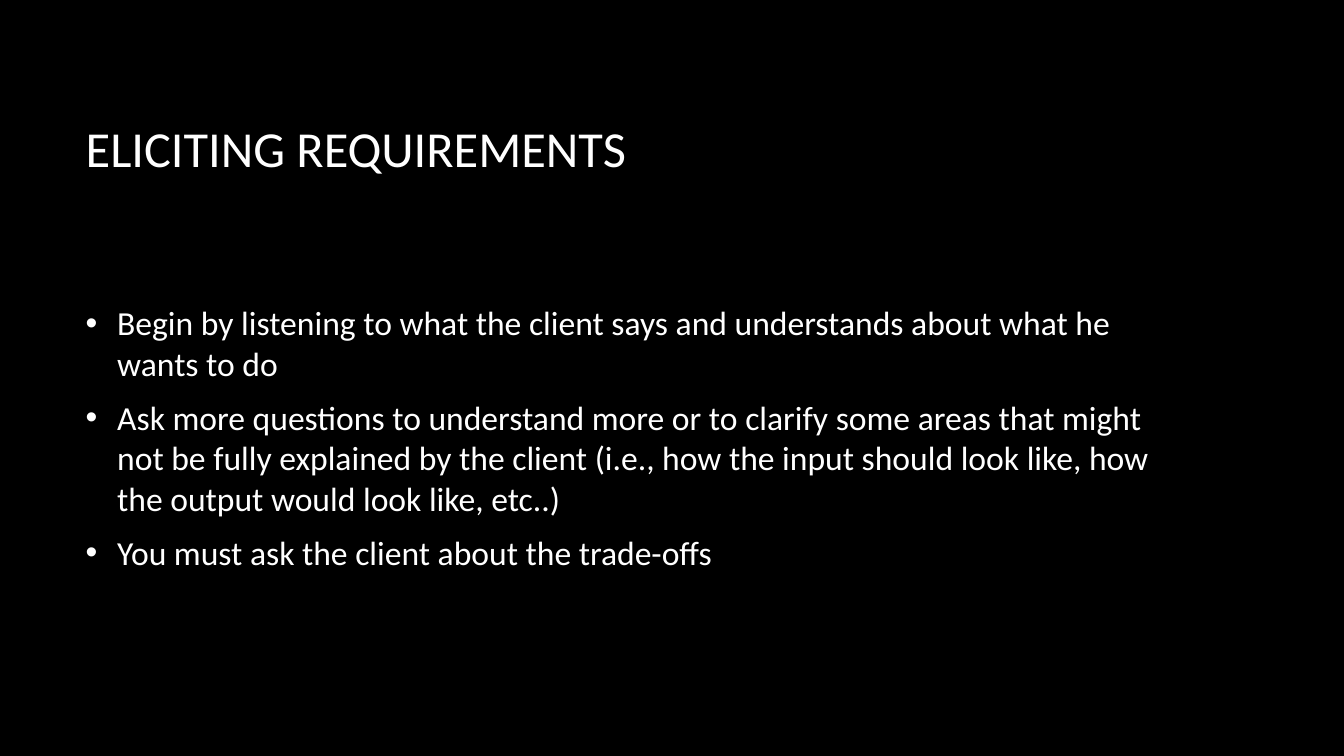
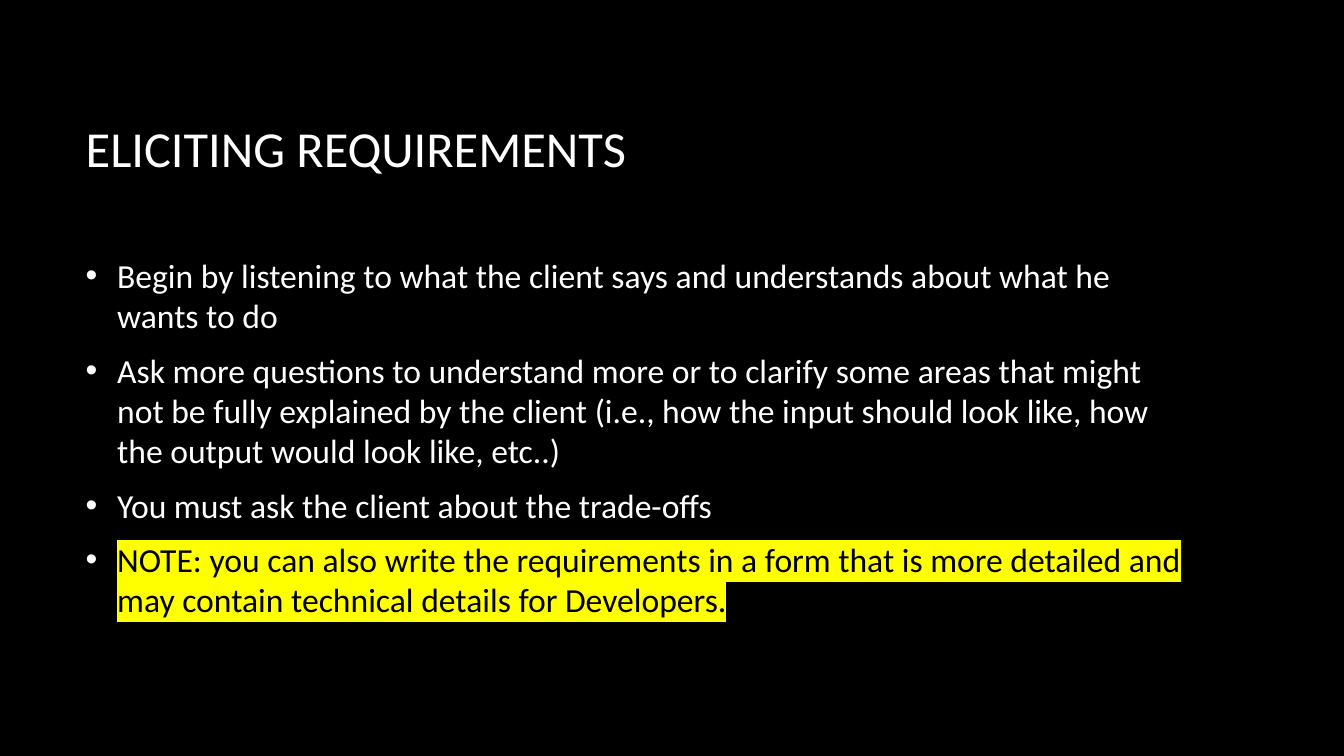
Before and after one commit to ahmedmagdy492/My-Hacking-Tutorails, a slide deck: slide 11 of Study/Object Oriented Design/Week 1 Objectives.pptx. Drawn at 1344x756 pixels with LibreOffice and Linux fonts; fonts in the diff are those of the drawing; background and template pictures are left out. Boxes give left, top, right and bottom in pixels: in the first picture for what was removed or moved away, otherwise in the second. Text is boxed around its words. In the diff, an @@ line names an element or a change of style, - is before the commit and + after.

```diff
--- a/Study/Object Oriented Design/Week 1 Objectives.pptx
+++ b/Study/Object Oriented Design/Week 1 Objectives.pptx
@@ text at (117, 548, 1180, 618): paragraph added @@
+• NOTE: you can also write the requirements in a form that is more detailed and may contain technical details for Developers.
```
Also in this commit, not shown: 10 slides added, 4 other files.
